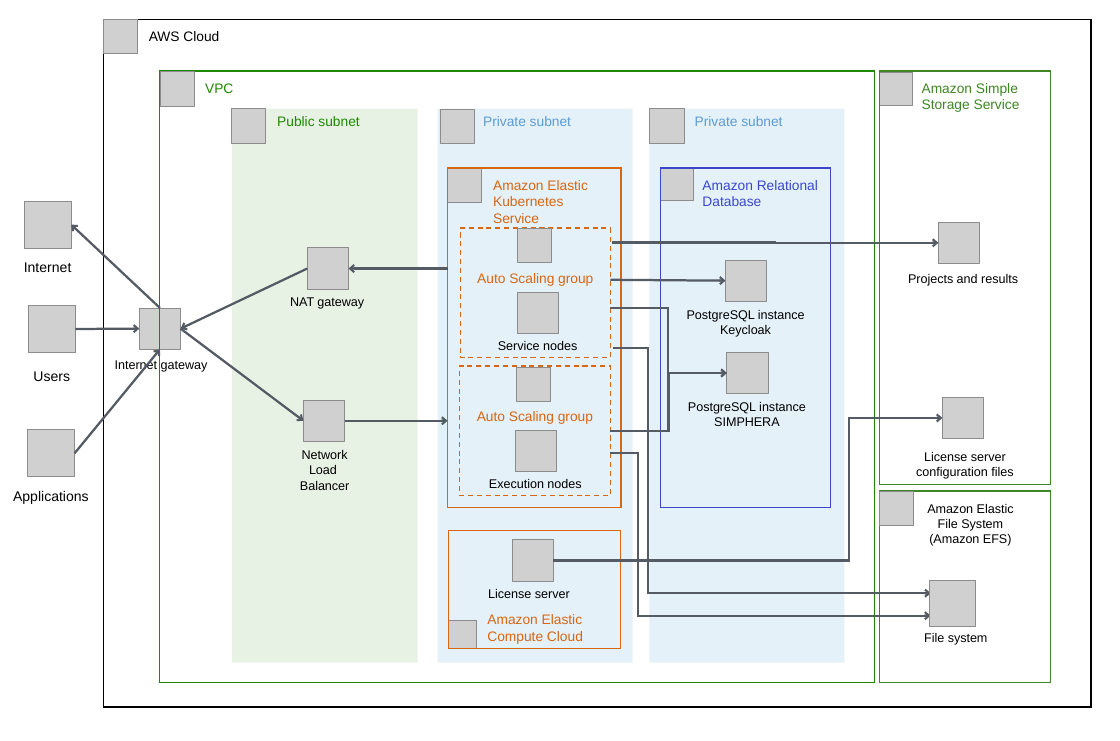
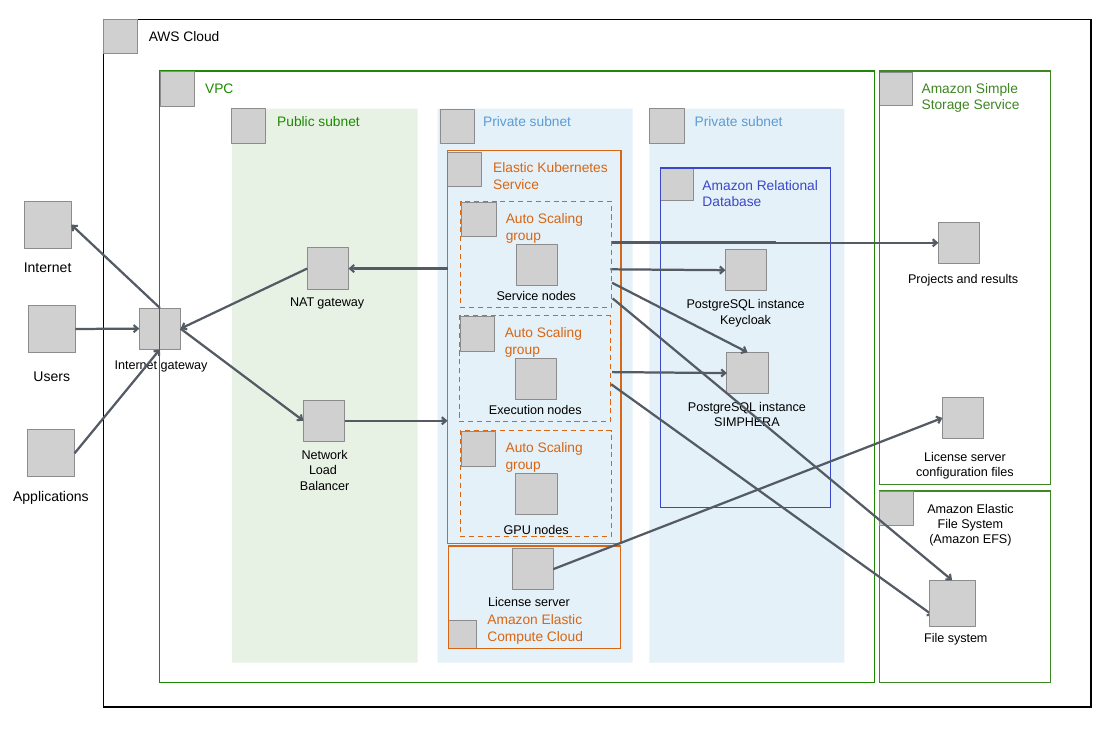
Before and after one commit to dspace-group/simphera-reference-architecture-aws, a slide deck: slide 1 of architecture-diagram.pptx. Drawn at 1120x741 pixels with LibreOffice and Linux fonts; fonts in the diff are those of the drawing; grey boxes stand for pictures. Boxes give left, top, right and bottom in pixels: in the first picture for what was removed or moved away, otherwise in the second. Text is boxed around its words. In the diff, an @@ line names an element or a change of style, - is before the commit and + after.

```diff
--- a/architecture-diagram.pptx
+++ b/architecture-diagram.pptx
@@ picture: place and size @@
-picture at bbox=[448, 168, 482, 202]
+picture at bbox=[448, 152, 482, 186]
@@ rectangle "Elastic Kubernetes Service": place and size @@
-rectangle "Elastic Kubernetes Service" at bbox=[448, 168, 622, 508]
+rectangle "Elastic Kubernetes Service" at bbox=[448, 151, 622, 543]
@@ text in rectangle at bbox=[493, 162, 607, 189]: text changed @@
-Amazon Elastic Kubernetes Service
+Elastic Kubernetes Service
@@ rectangle "Auto Scaling group" at bbox=[461, 201, 611, 308]: alignment centre to left; indent changed @@
@@ rectangle "Auto Scaling group": place and size @@
-rectangle "Auto Scaling group" at bbox=[461, 228, 610, 357]
+rectangle "Auto Scaling group" at bbox=[461, 201, 611, 308]
@@ picture: place and size @@
-picture at bbox=[518, 229, 552, 263]
+picture at bbox=[462, 203, 496, 237]
@@ picture: place and size @@
-picture at bbox=[518, 293, 559, 334]
+picture at bbox=[516, 244, 557, 286]
@@ 1 picture, 1 text, 1 arrow: place and size @@
-1 picture, 1 text, 1 arrow at bbox=[610, 260, 805, 337]
+1 picture, 1 text, 1 arrow at bbox=[610, 250, 805, 327]
@@ text "Service nodes": place and size @@
-text "Service nodes" at bbox=[498, 341, 577, 350]
+text "Service nodes" at bbox=[497, 291, 576, 300]
@@ elbow arrow moved from (610, 308) - (727, 373) to (612, 283) - (748, 353) @@
@@ elbow arrow (612, 283) - (748, 353): elbow arrow to arrow @@
@@ arrow added from (613, 298) to (953, 580), #545B64 1.75 pt @@
@@ rectangle "Auto Scaling group": place and size @@
-rectangle "Auto Scaling group" at bbox=[460, 366, 610, 496]
+rectangle "Auto Scaling group" at bbox=[460, 316, 610, 422]
@@ rectangle "Auto Scaling group" at bbox=[460, 316, 610, 422]: alignment centre to left; indent changed @@
@@ picture: place and size @@
-picture at bbox=[517, 367, 551, 401]
+picture at bbox=[461, 317, 495, 351]
@@ picture: place and size @@
-picture at bbox=[515, 431, 556, 472]
+picture at bbox=[515, 358, 556, 399]
@@ elbow arrow removed from (613, 348) to (931, 593) @@
@@ elbow arrow moved from (610, 454) - (931, 616) to (611, 384) - (934, 616) @@
@@ elbow arrow (611, 384) - (934, 616): elbow arrow to arrow @@
@@ elbow arrow moved from (610, 431) - (727, 373) to (612, 372) - (727, 373) @@
@@ elbow arrow (612, 372) - (727, 373): elbow arrow to arrow @@
@@ text "Execution nodes": place and size @@
-text "Execution nodes" at bbox=[489, 479, 581, 488]
+text "Execution nodes" at bbox=[489, 405, 581, 414]
@@ elbow arrow moved from (554, 561) - (943, 418) to (554, 569) - (943, 418) @@
@@ elbow arrow (554, 569) - (943, 418): elbow arrow to arrow @@
@@ rectangle added at bbox=[461, 431, 611, 537], outline #D86613 1 pt dashed, 10.8 pt, text #D86613 @@
+Auto Scaling group
@@ picture added at bbox=[462, 431, 496, 465] @@
@@ picture added at bbox=[516, 474, 557, 515] @@
@@ text added at bbox=[504, 525, 568, 537], 9.9 pt, text #000000 @@
+GPU nodes
@@ rectangle "Amazon Elastic Compute Cloud": place and size @@
-rectangle "Amazon Elastic Compute Cloud" at bbox=[449, 531, 621, 649]
+rectangle "Amazon Elastic Compute Cloud" at bbox=[449, 546, 621, 649]
@@ picture: place and size @@
-picture at bbox=[512, 540, 554, 581]
+picture at bbox=[512, 548, 554, 589]
@@ text "License server": place and size @@
-text "License server" at bbox=[488, 589, 570, 598]
+text "License server" at bbox=[488, 597, 570, 606]
```
Also in this commit, not shown: 1 other file.
